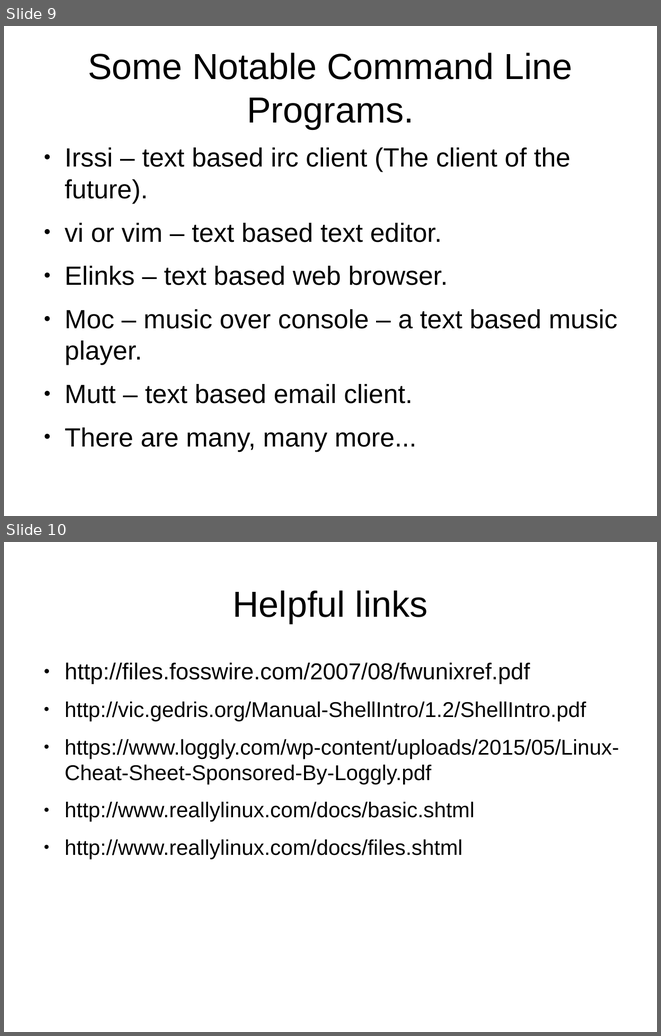
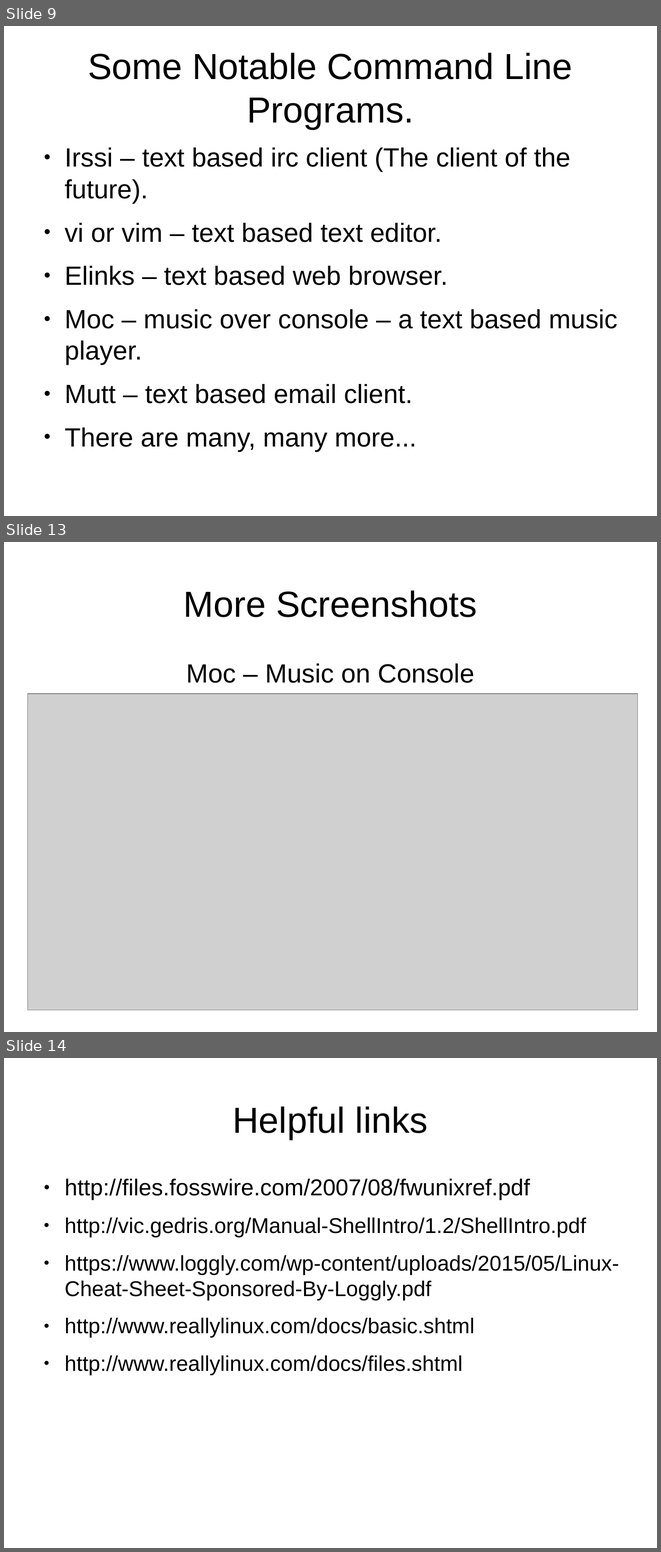
Before and after one commit to CochiseLinuxUsersGroup/Presentations, a slide deck: Terminal_For_Beginners/Terminal_For_Beginners.odp. Shown one above the other, each under a label of ours: slides 9 and 10 before the commit, slides 9, 13 and 14 after it; the slides between them are not shown. The pictures are 661x1036 and 661x1552 pixels, drawn with LibreOffice and Linux fonts; fonts in the diff are those of the drawing; grey boxes stand for pictures. Boxes give left, top, right and bottom in pixels: in the first picture for what was removed or moved away, otherwise in the second. Text is boxed around its words. In the diff, an @@ line names an element or a change of style, - is before the commit and + after.

```diff
--- a/Terminal_For_Beginners/Terminal_For_Beginners.odp
+++ b/Terminal_For_Beginners/Terminal_For_Beginners.odp
@@ slide 13 added at (x1=4, y1=542, x2=657, y2=1032), background #FFFFFF @@
@@ title added at (x1=184, y1=590, x2=477, y2=617), 44 pt, text #000000 @@
+More Screenshots
@@ subtitle added at (x1=186, y1=663, x2=474, y2=683), 32 pt, text #000000 @@
+Moc – Music on Console
@@ picture added at (x1=28, y1=694, x2=638, y2=1010) @@
@@ what was slide 10 is now slide 14 @@
```
Also in this commit, not shown: 3 other slides added, 1 other file.
